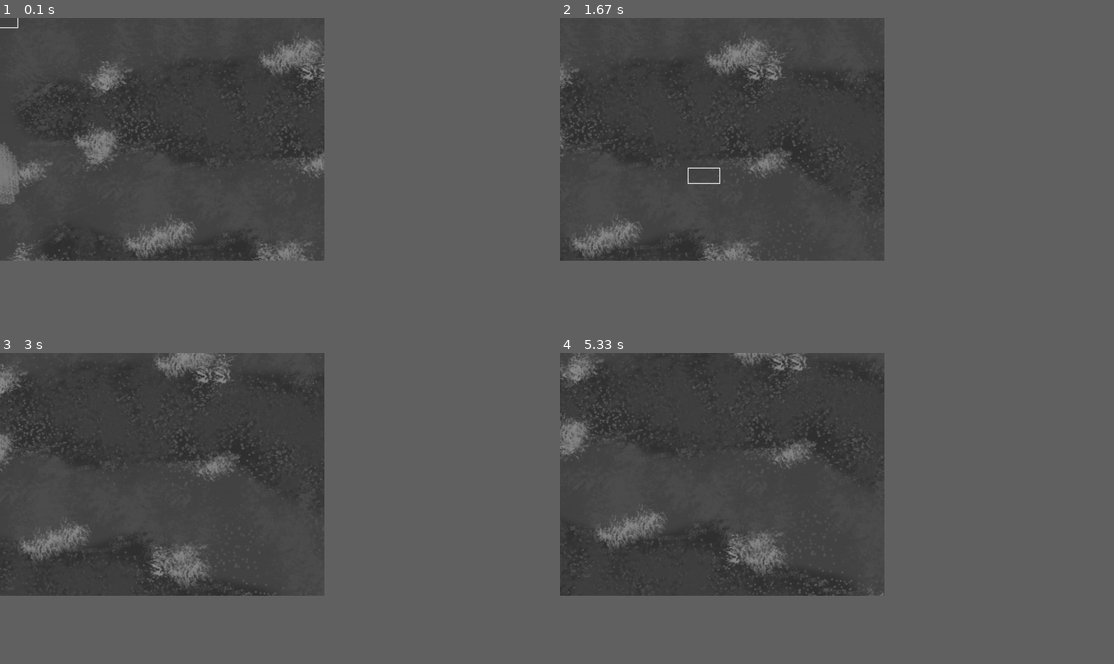
Above: before the commit, frames 1-4 (two rows, left to right).
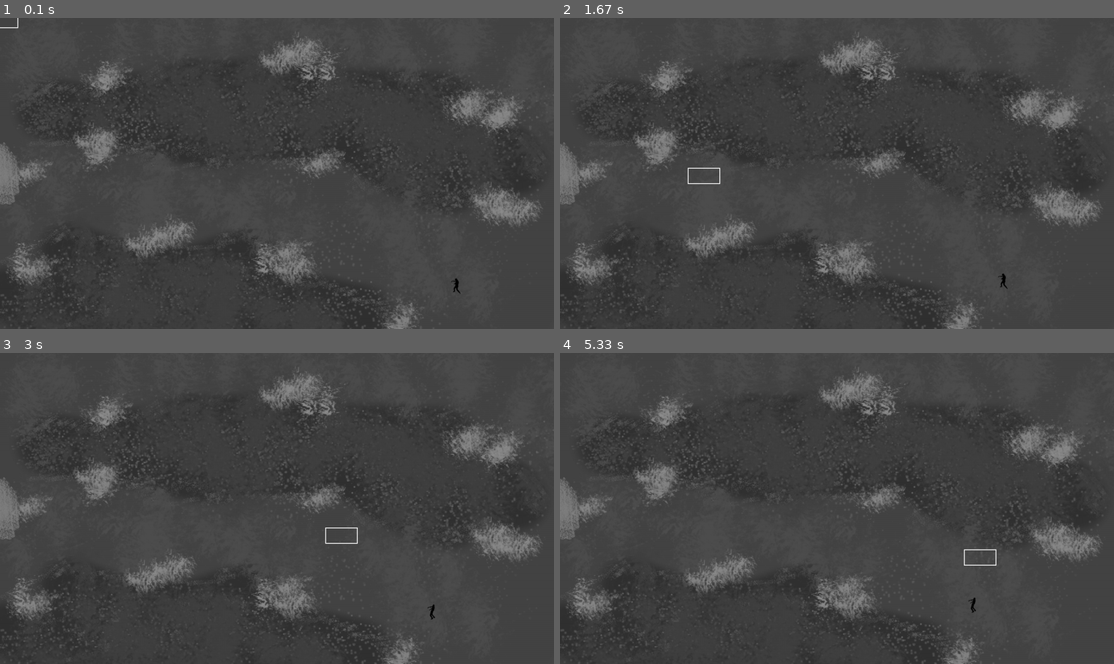
Above: after the commit, the same moments.

Repository: gingerwitch64/school-projects
Game: pygame game, started from pygame-project/__main__.py
Two runs of this game, one before a commit and one after it. Both use one fixed random seed, a clock stepped at 60 frames per second and the inputs below.
Inputs (mouse positions are in pixels of both pictures, inside the frame that each line leads up to):
- Up to frame 1 (0.1 s): no input
- Up to frame 2 (1.67 s): hold P 0.33-0.8 s; hold Right 0.33-0.8 s; move the mouse to (814, 185) at 0.37 s; hold Right 0.83-1.3 s; move the mouse to (1014, 164) at 0.87 s; hold Up 1.33-1.63 s; move the mouse to (704, 176) at 1.37 s
- Up to frame 3 (3 s): hold Right 1.67-2.13 s; move the mouse to (105, 461) at 1.7 s; hold Left 2.17-2.7 s; move the mouse to (360, 399) at 2.2 s; hold Down from 2.73 s (still down); move the mouse to (343, 536) at 2.77 s
- Up to frame 4 (5.33 s): release Down at 3.03 s; hold Left 3.07-3.47 s; move the mouse to (848, 402) at 3.1 s; hold Up 3.5-3.87 s; move the mouse to (637, 499) at 3.53 s; hold Right 3.9-4.53 s; move the mouse to (842, 539) at 3.93 s; hold Down 4.57-4.93 s; move the mouse to (820, 455) at 4.6 s; hold Left from 4.97 s (still down); move the mouse to (981, 558) at 5 s
In our replay, the window is 527x395 before the commit and 900x506 after it. These sizes can differ from the game's own. Grey fills any space a smaller window leaves; there, only what the larger window draws over its background counts as a difference.

The runs differ from the first frame. In frame 1, 2.5% of the frame differs, in the area x 2-99%, y 9-100%; in frame 2, 8.2%; in frame 3, 8.4%; in frame 4, 9.0%, in the area x 0-99%, y 0-100%.

Commit message:
zombies move and spawn--yaay!

Diff:
--- a/pygame-project/__main__.py
+++ b/pygame-project/__main__.py
@@ -16,19 +16,26 @@
 undead_fallen = pygame.image.load(f"{relpath}/assets/img/undead_fallen.png")
 
 ANIMATE = 750
-STATUS = 10
+STATUS = 50
+RISETIME = 1500
+WAVE = user.difficulty["undead"]["wavetime"]*1000
 # Gunship/Player events will always have an odd offset, while background/status/undead events will always have an even offset.
 # This will make the addition of new kinds of events and in turn new mechanics much simpler.
 weaponevent = pygame.USEREVENT + 1
 animationevent = pygame.USEREVENT + 2
 statusevent = pygame.USEREVENT + 4
+waveevent = pygame.USEREVENT + 6
+riseevent = pygame.USEREVENT + 8
 
 pygame.time.set_timer(animationevent,ANIMATE)
+pygame.time.set_timer(statusevent,STATUS)
+pygame.time.set_timer(waveevent,WAVE)
+pygame.time.set_timer(riseevent,RISETIME)
 
 view = Coord(0,0)
 viewspeed = 5
 entities = []
-entities.append(Undead(1111,642,undead_walk_1,randrange(0,20,1)/10,user.difficulty["undead"]["hp"],[(0,deviate([233],25))]))
+entities.append(Undead(1111,642,undead_walk_1,randrange(0,20,1)/10,user.difficulty["undead"]["hp"],[(5,deviate([233],10))]))
 
 last_time = time.time()
 pygame.mouse.set_visible(False)
@@ -44,14 +51,46 @@
                 if type(entity) == Undead:
                     if   entity.state == undead_walk_1: entity.state = undead_walk_2
                     elif entity.state == undead_walk_2: entity.state = undead_walk_1
-                    elif entity.state == undead_fallen: entities.remove(entity.index())
-                    elif entity.state == undead_rising:
+                    elif entity.state == undead_fallen: entities.remove(entity)
+                    elif entity.state == undead_rising: pass
+                        #tempdecider = randrange(1,2,1)
+                        #if tempdecider == 1:
+                        #    entity.state = undead_walk_1
+                        #elif tempdecider == 2:
+                        #    entity.state = undead_walk_2
+                        #else: print("Warning: Entity ", entity.index(), "is in an invalid state: ", entity.state)
+        elif event.type == riseevent:
+            for entity in entities:
+                if type(entity) == Undead:
+                    if entity.state == undead_rising:
                         tempdecider = randrange(1,2,1)
                         if tempdecider == 1:
                             entity.state = undead_walk_1
                         elif tempdecider == 2:
                             entity.state = undead_walk_2
                         else: print("Warning: Entity ", entity.index(), "is in an invalid state: ", entity.state)
+        elif event.type == statusevent:
+            for entity in entities:
+                if (type(entity) == Undead) and (entity.state != undead_rising):
+                    if entity.x <= 0:
+                        entities.remove(entity)
+                    destination = Coord(entity.path[len(entity.path)-1][0],entity.path[len(entity.path)-1][1])
+                    entity.x -= user.difficulty["undead"]["speed"]
+                    slope = (entity.inity-destination.y)/(entity.initx-destination.x)
+                    entity.y = (slope*(entity.x-destination.x))+destination.y
+        elif event.type == waveevent:
+            i = 0
+            wavesize = randrange(user.difficulty["undead"]["minwavesize"],user.difficulty["undead"]["maxwavesize"])
+            while i < wavesize:
+                entities.append(Undead(
+                    deviate(1100,50), deviate(650,50),
+                    undead_rising, randrange(0,20,1)/10,
+                    user.difficulty["undead"]["hp"],
+                    [(5,deviate([233],10))]
+                ))
+                i += 1
+
+    mousex,mousey = pygame.mouse.get_pos()[0],pygame.mouse.get_pos()[1]
 
     mousex,mousey = pygame.mouse.get_pos()[0],pygame.mouse.get_pos()[1]
     pressedKeys = pygame.key.get_pressed()
@@ -72,7 +111,7 @@
             goto = Coord(int(goto[0]),int(goto[1]))
             view.x = goto.x
             view.y = goto.y
-    if pressedKeys[K_p]: print("\n", user.preferences, "\n\n", user.difficulty, "\n")
+    if pressedKeys[K_p]: print("\n", entities, "\n")
 
     view.x = clamp(view.x,0,thermal_bg.get_width()-display.x) # Values clamped to min 0 as background is img drawn from top left
     view.y = clamp(view.y,0,thermal_bg.get_height()-display.y)
--- a/pygame-project/logic.py
+++ b/pygame-project/logic.py
@@ -32,6 +32,8 @@
 class Undead:
     x = 0
     y = 0
+    initx = x
+    inity = y
     state = None
     anoff = 0.0 # A (later) randomly generated offset for animation update times.
     hp = 0
@@ -40,6 +42,8 @@
     def __init__(self, x, y, state, anoff, hp, path):
         self.x = x
         self.y = y
+        self.initx = x
+        self.inity = y
         self.state = state
         self.anoff = anoff
         self.hp = hp
@@ -48,9 +52,11 @@
 def clamp(num, min_value, max_value):
     return max(min(num, max_value), min_value)
 
-def deviate(nums = list[int],dev = int) -> list[int] | int:
-    if len(nums) == 1:
+def deviate(nums = list[int] | int,dev = int) -> list[int] | int:
+    if type(nums) == list and len(nums) == 1:
         return randrange(nums[0]-dev,nums[0]+dev)
+    elif type(nums) == int:
+        return randrange(nums-dev,nums+dev)
     returnlist = []
     for num in nums:
         returnlist.append(randrange(num-dev,num+dev))
--- a/pygame-project/user.py
+++ b/pygame-project/user.py
@@ -2,7 +2,7 @@
 
 preferences = {
     "noborder": False, # If True, no system window control bar or other border will appear.
-    "window": (800,600), # Specific (width,height) of the window.
+    "window": (1366,768),#(800,600), # Specific (width,height) of the window.
     "framerate": 60, # Frames per second target for the game.
     "viewspeed": 5, # How fast the view moves.
     "crosshairmulti": 1, # The size multiplier of the crosshair. Values < 1 will shrink, values > 1 will expand.
@@ -12,7 +12,10 @@
 difficulty = {
     "undead": {
         "hp": 100,
-        "speed": 2,
+        "speed": 1,
+        "wavetime": 10, # The time between waves in seconds.
+        "minwavesize": 2, # Minimum zombies spawned per wave.
+        "maxwavesize": 5, # Maximum zombies spawned per wave.
         "horde": 4,
     },
     "gunship": { # Gunship weapons. Note that a firerate of 0 indicates no shot-to-shot cooldown--fire as fast as you can click.
